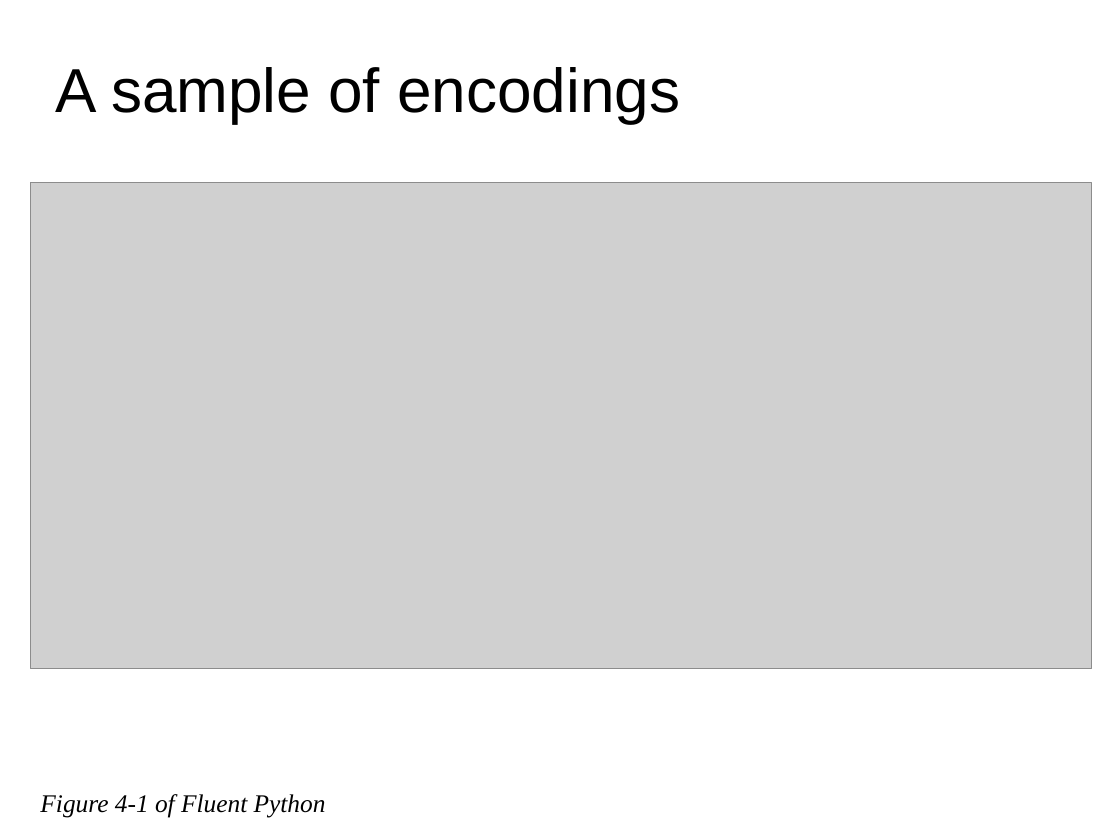
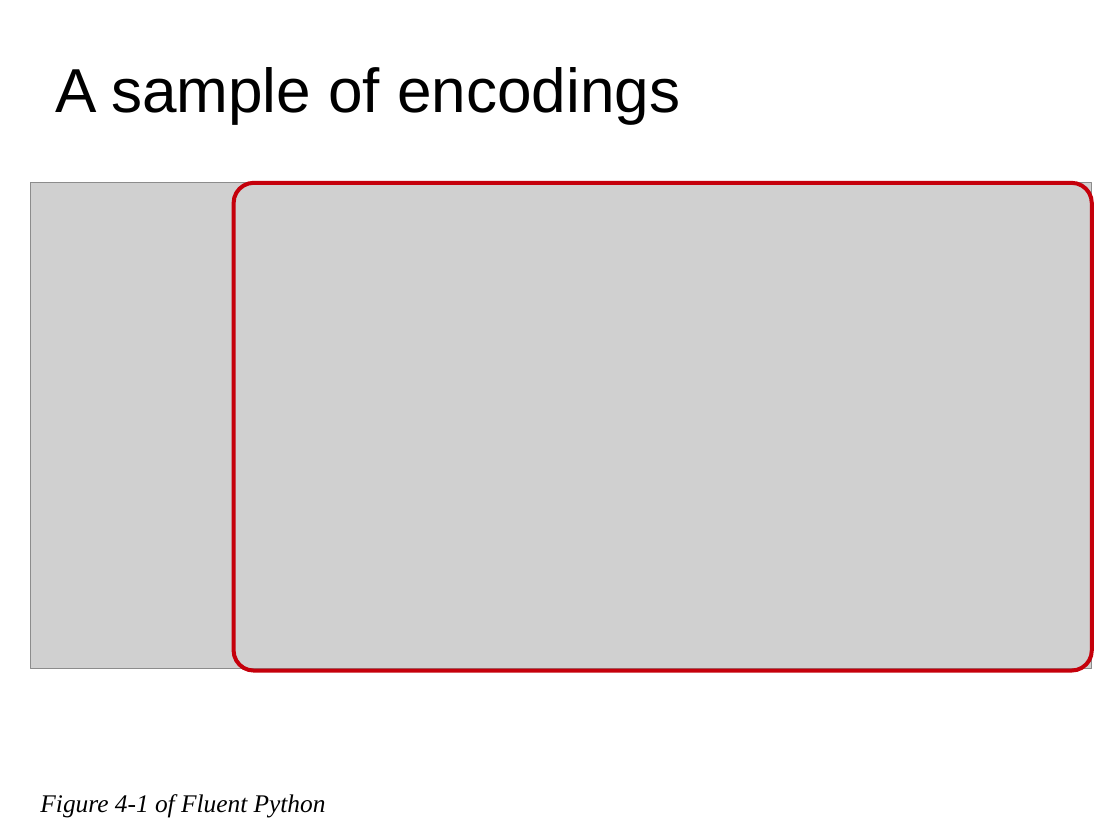
Before and after one commit to fluentpython/unicode-solutions, a slide deck: slide 5 of unicode-solutions.odp. Drawn at 1120x840 pixels with LibreOffice and Linux fonts; fonts in the diff are those of the drawing; grey boxes stand for pictures; background and template pictures are left out. Boxes give left, top, right and bottom in pixels: in the first picture for what was removed or moved away, otherwise in the second. Text is boxed around its words. In the diff, an @@ line names an element or a change of style, - is before the commit and + after.

```diff
--- a/unicode-solutions.odp
+++ b/unicode-solutions.odp
@@ rounded rectangle added at <box>234,183,1093,671</box>, outline #C5000B 2.83 pt @@
```
Also in this commit, not shown: 3 other slides changed, 1 slide added, 2 other files.
